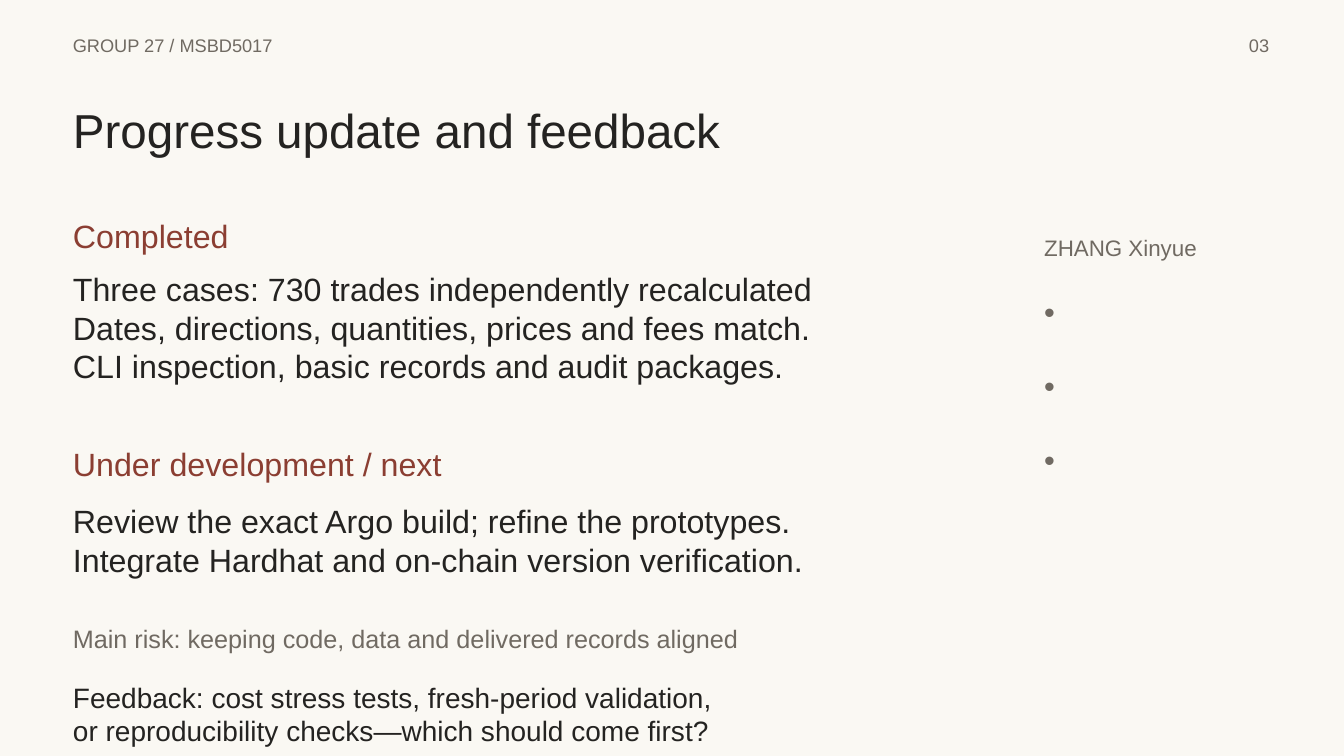
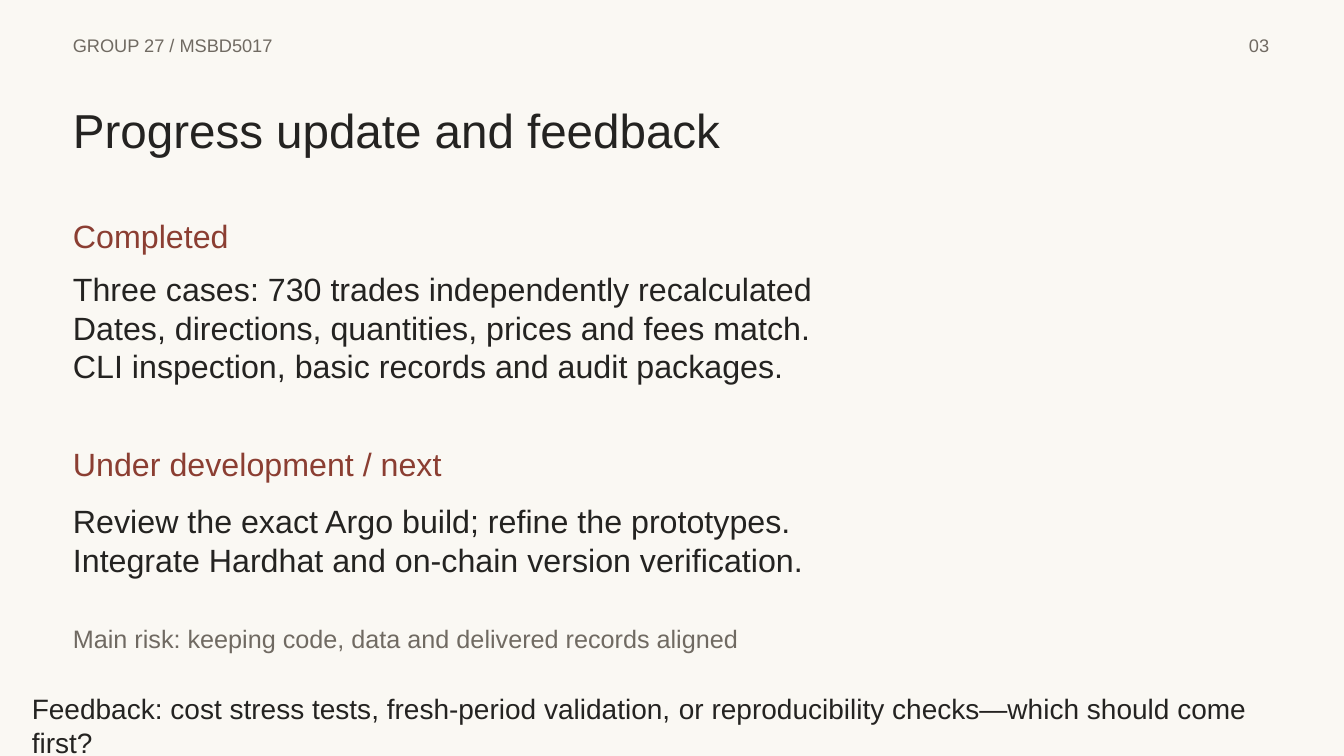
Before and after one commit to caraheqy-hub/msbd5017-crypto-quant, a slide deck: slide 4 of presentations/interim/group27_interim_with_appendix.pptx. Drawn at 1344x756 pixels with LibreOffice and Linux fonts; fonts in the diff are those of the drawing. Boxes give left, top, right and bottom in pixels: in the first picture for what was removed or moved away, otherwise in the second. Text is boxed around its words. In the diff, an @@ line names an element or a change of style, - is before the commit and + after.

```diff
--- a/presentations/interim/group27_interim_with_appendix.pptx
+++ b/presentations/interim/group27_interim_with_appendix.pptx
@@ text removed at [1044,240,1196,261] @@
-ZHANG Xinyue
@@ text removed at [1034,287,1287,602] @@
-•
-•
-•
@@ text at [32,698,1246,754]: text changed @@
-Feedback: cost stress tests, fresh-period validation,
-or reproducibility checks—which should come first?
+Feedback: cost stress tests, fresh-period validation, or reproducibility checks—which should come first?
```
Also in this commit, not shown: 4 other slides changed, 17 other files.
